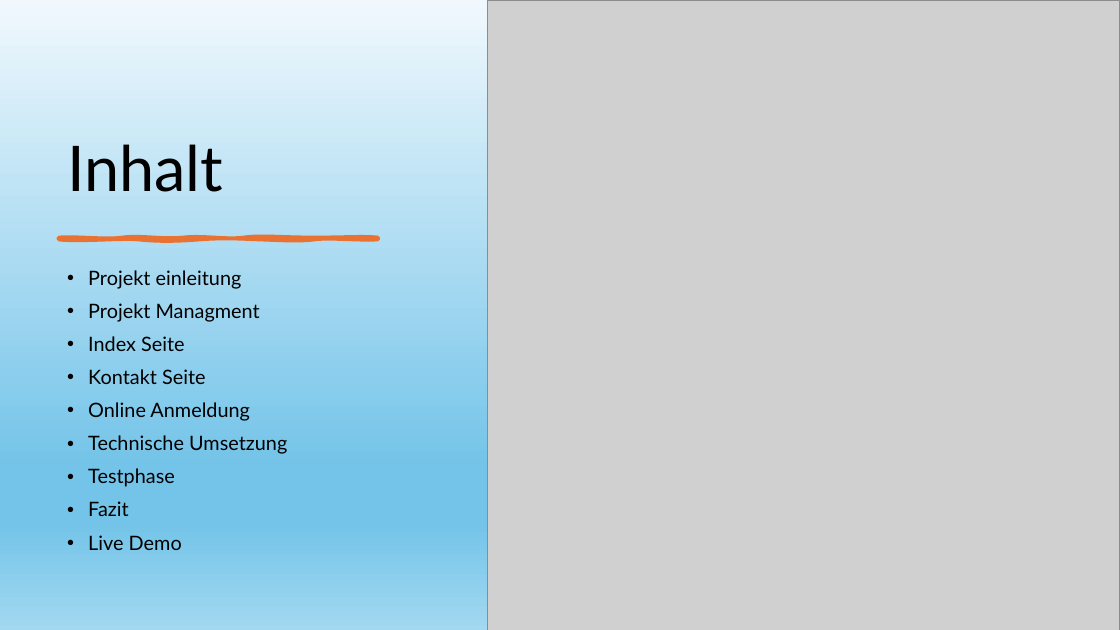
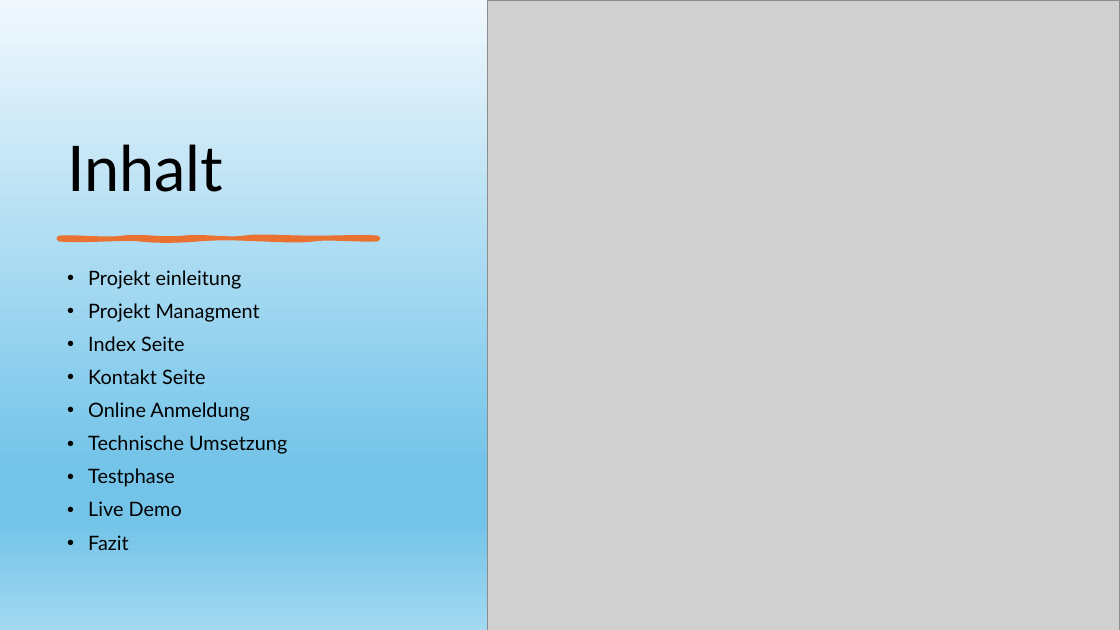
Before and after one commit to Yannnnck/Modul294-SkiService-Server-main, a slide deck: slide 2 of modul294 präsi.pptx. Drawn at 1120x630 pixels with LibreOffice and Linux fonts; fonts in the diff are those of the drawing; grey boxes stand for pictures. Boxes give left, top, right and bottom in pixels: in the first picture for what was removed or moved away, otherwise in the second. Text is boxed around its words. In the diff, an @@ line names an element or a change of style, - is before the commit and + after.

```diff
--- a/modul294 präsi.pptx
+++ b/modul294 präsi.pptx
@@ text at [88, 501, 182, 516]: paragraph added @@
+• Live Demo
@@ text at [88, 535, 182, 550]: paragraph removed @@
-• Live Demo
```
Also in this commit, not shown: 2 other slides changed, 2 other files.
